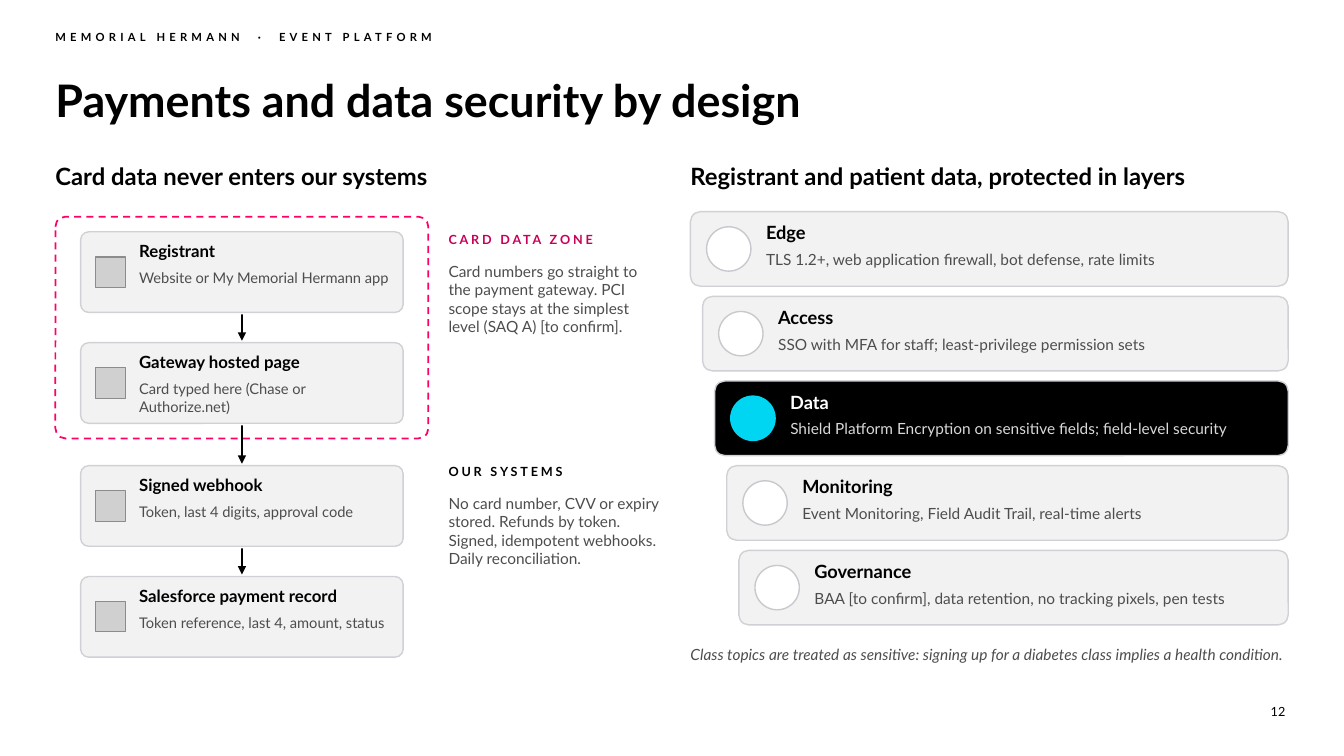
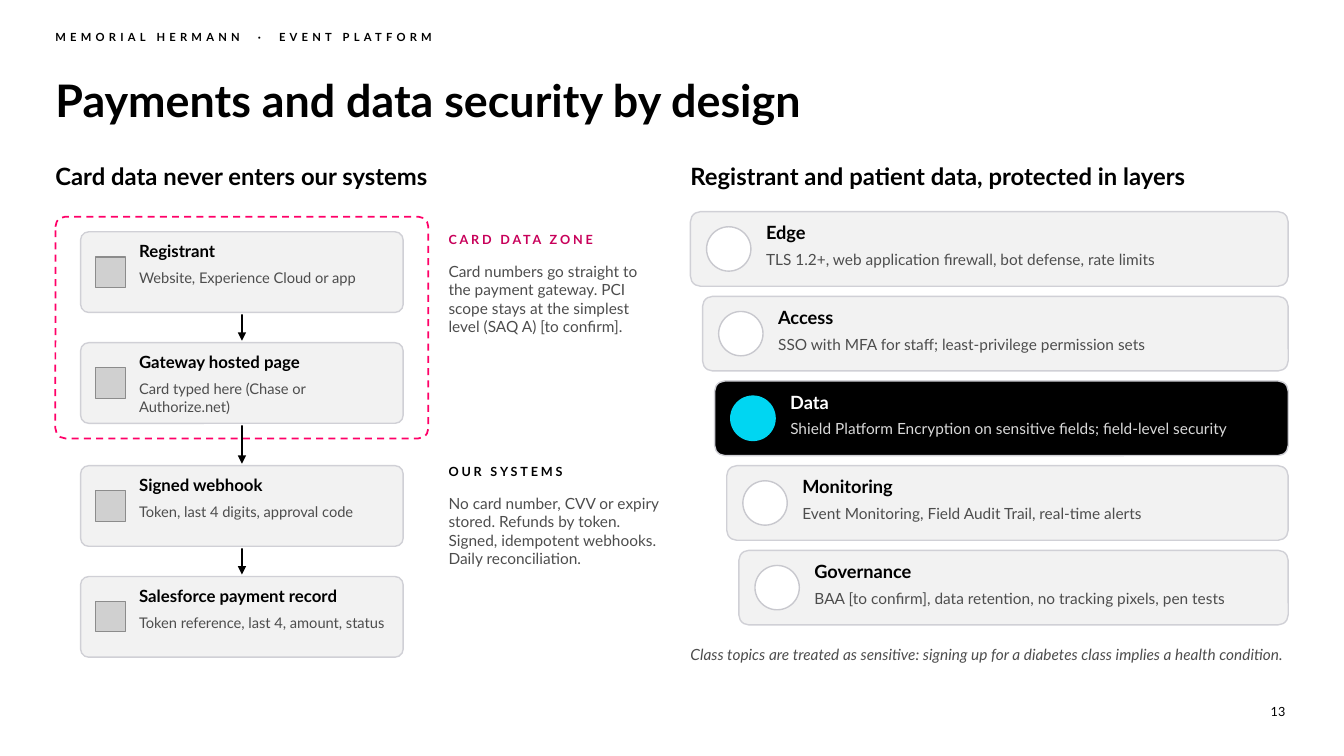
Before and after one commit to chintasurya/preSales_Memorial-hermann, a slide deck: slide 13 of deck/Memorial-Hermann-Event-Platform.pptx (slide 12 before the commit). Drawn at 1344x756 pixels with LibreOffice and Linux fonts; fonts in the diff are those of the drawing; grey boxes stand for pictures; background and template pictures are left out. Boxes give left, top, right and bottom in pixels: in the first picture for what was removed or moved away, otherwise in the second. Text is boxed around its words. In the diff, an @@ line names an element or a change of style, - is before the commit and + after.

```diff
--- a/deck/Memorial-Hermann-Event-Platform.pptx
+++ b/deck/Memorial-Hermann-Event-Platform.pptx
@@ text at (139, 272, 356, 286): text changed @@
-Website or My Memorial Hermann app
+Website, Experience Cloud or app
@@ page number at (1271, 707, 1286, 716): text changed @@
-12
+13
```
Also in this commit, not shown: 15 other slides changed, 4 slides added, 2 slides removed, 8 other files.
